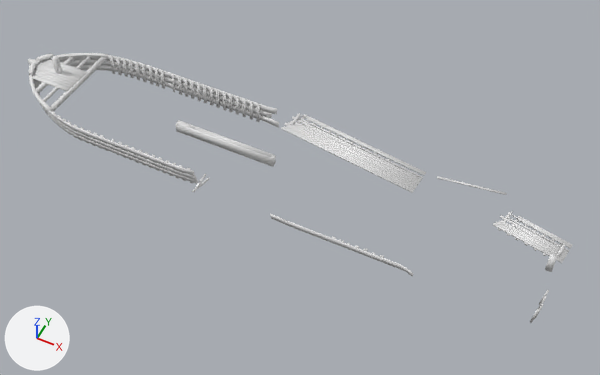
One commit to the Blender file Assets/Models/LeSalle00.blend: the scene before it, then after it.
Rendered twice from a 50 mm lens placed at (13.8, -24.1, 29.0), pointed at (2.0, -0.5, -0.5). The lights are fixed; the arrows at lower left show +X, +Y and +Z.

Names of what the first picture shows: 'LaSalle00'.
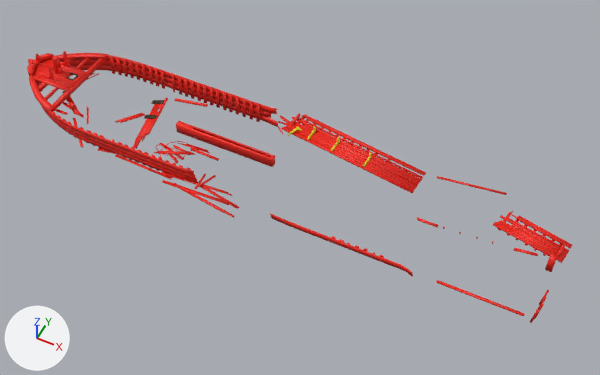
Pixel boxes (x1, y1, x2, y2) of what changed, in the pictures (600 x 375 px; the box of a moved part takes in the faces that stretch with it):
```json
{"object": "LaSalle00", "change": "reshaped", "before": [28, 53, 572, 323], "after": [27, 51, 572, 323]}
{"object": "IronKnees00", "change": "added", "after": [288, 126, 372, 167]}
{"part": 1, "of": "me_cube_004", "change": "moved or reshaped", "before": [192, 178, 209, 192], "after": [198, 175, 216, 187]}
{"part": 2, "of": "me_cube_004", "change": "built on", "before": [28, 53, 415, 191], "after": [27, 51, 415, 224]}
{"part": 3, "of": "me_cube_004", "change": "built on", "before": [285, 115, 572, 276], "after": [285, 118, 572, 316]}
{"part": 4, "of": "me_cube_004", "change": "recoloured", "before": [28, 55, 571, 323], "after": [28, 55, 571, 323], "on screen": "grey to red"}
```

Edits to the scene script, one JSON object a line:
```json
{"op": "add", "block": "img_ship00_texture_png", "code": ["img_ship00_texture_png = load_image('Ship00_Texture.png', '../Textures/Ship00_Texture.png', 128, 128, 'sRGB')"]}
{"op": "add", "block": "mat_ship00_texture_png", "code": ["mat_ship00_texture_png = principled_material('Ship00_Texture.png')", "mat_ship00_texture_png.texture = img_ship00_texture_png"]}
{"op": "add", "block": "mat_outline", "code": ["mat_outline = diffuse_material('outline')", "mat_outline.base_color = (0.8, 0.701, 0.0412)  # yellow #e7da39"]}
{"op": "add", "block": "mat_ship", "code": ["mat_ship = diffuse_material('ship')", "mat_ship.base_color = (0.8, 0.8, 0.8)  # white #e7e7e7"]}
{"block": "me_cube_004", "where": "# used by ob_lasalle00; location = (0.0, 0.0, 0.0); rotation_euler = (1.571, 0.0, 0.0), in degrees (90, 0, 0)"}
{"op": "remove", "block": "me_cube_004", "code": "me_cube_004.from_pydata(...)  # 2009 vertices, 1629 faces; spans x -14.1..14.5, y -1.0..1.9, z -3.6..3.3"}
{"op": "add", "block": "me_cube_004", "code": "me_cube_004.from_pydata(...)  # 4389 vertices, 4145 faces; spans x -14.1..14.5, y -1.0..1.9, z -3.6..3.9"}
{"block": "me_cube_004", "change": "me_cube_004 part 1: the loose piece of 8 vertices spanning x -2.2..-1.9, y 0.0..0.1, z 2.3..3.3 is multiplied about its middle by the matrix ((1.0, -0.024, -0.019), (0.027, 0.985, 0.168), (0.015, -0.168, 0.986)), then moved by (0.2, 0.0, -0.3), in mat_ship00_texture_png (picture img_ship00_texture_png)"}
{"block": "me_cube_004", "change": "me_cube_004 part 2: 28 vertices moved within x -13.7..3.7, y -0.1..1.1, z -3.2..2.6; 53 vertices removed from x -13.8..3.7, y -0.1..1.1, z -3.2..2.6; 2347 vertices added at x -13.8..3.7, y -0.2..1.9, z -3.2..3.9"}
{"block": "me_cube_004", "change": "me_cube_004 part 3: 1 vertex moved within x 11.5, y 0.2, z -1.8; 9 vertices removed from x 7.0..12.0, y -0.2..0.2, z -2.7..3.2; 95 vertices added at x 7.0..13.6, y -0.3..0.3, z -2.7..3.1"}
{"block": "me_cube_004", "change": "me_cube_004 part 4: 1390 faces spanning x -14.1..14.5, y -1.0..1.9, z -3.6..3.2 switch from no material to mat_ship00_texture_png (picture img_ship00_texture_png)"}
{"op": "add", "block": "me_cube_019", "code": ["me_cube_019 = bpy.data.meshes.new('Cube.019')", "me_cube_019.from_pydata(...)  # 432 vertices, 296 faces; spans x 0.15..4.42, y -0.07..0.42, z -2.77..-1.79", "me_cube_019.polygons.foreach_set('use_smooth', [True] * 296)", "# faces by material slot: [148, 148]", "me_cube_019.materials.append(mat_ship)  # white #e7e7e7", "me_cube_019.materials.append(mat_outline)  # yellow #e7da39"]}
{"op": "add", "block": "ob_ironknees00", "code": ["ob_ironknees00 = bpy.data.objects.new('IronKnees00', me_cube_019)", "ob_ironknees00.location = (0.0, 0.0, 0.0)", "ob_ironknees00.rotation_euler = (1.571, 0.0, 0.0)  # degrees (90, 0, 0)"]}
```
